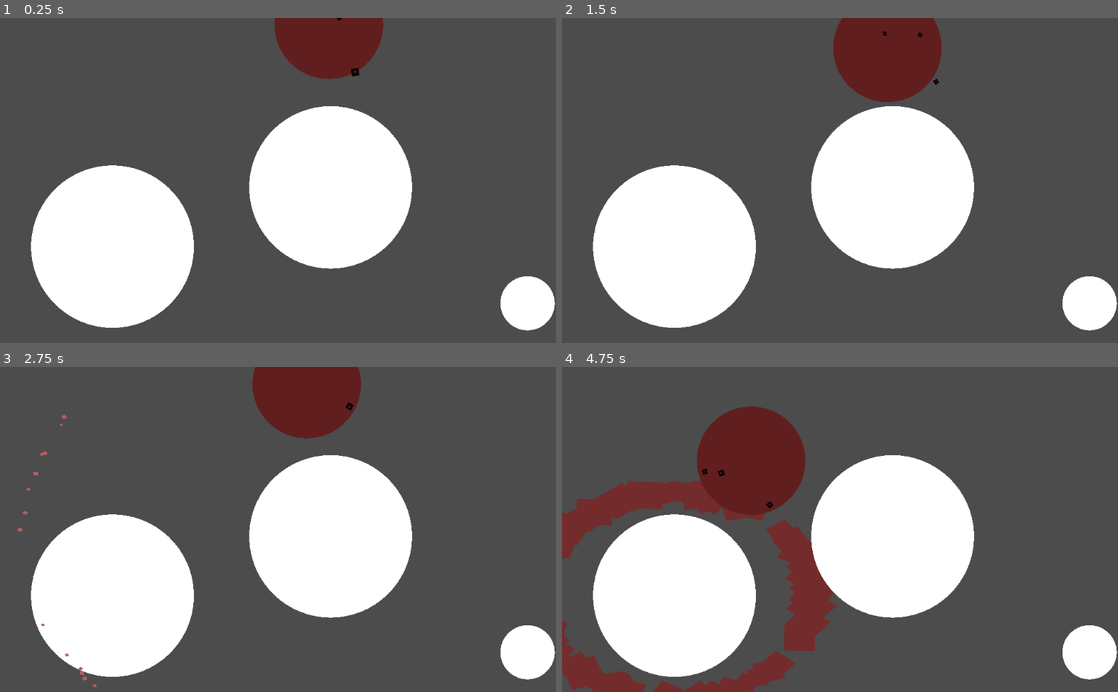
Above: before the commit, frames 1-4 (two rows, left to right).
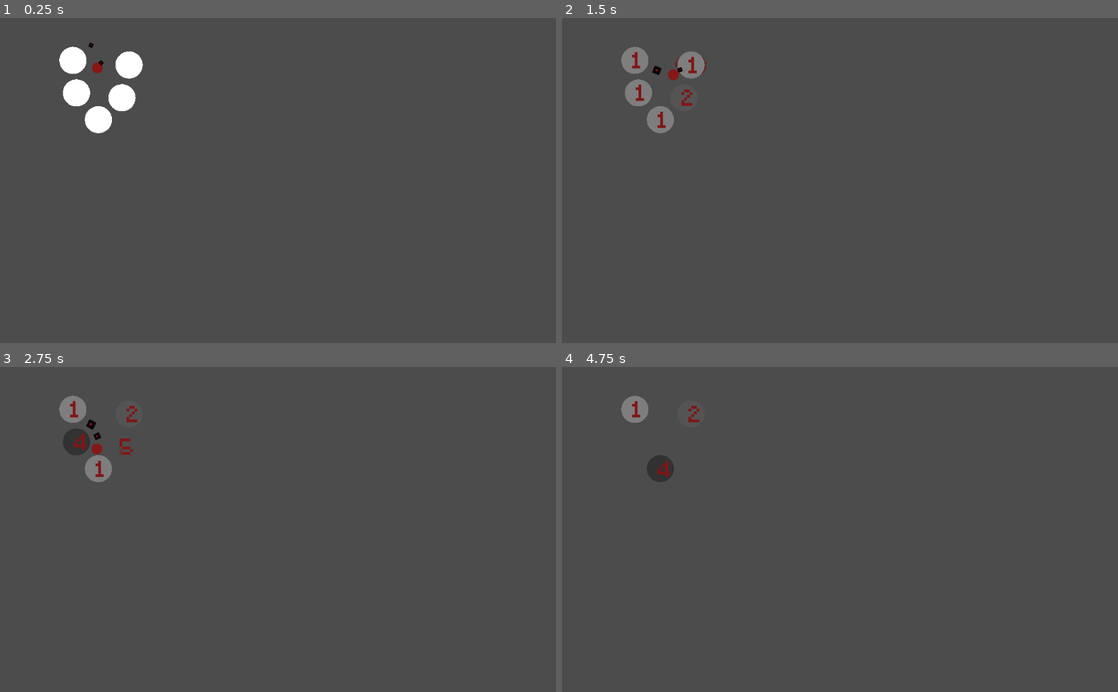
Above: after the commit, the same moments.

Repository: PaganSeaWitch/TechDemosForFunAndProfit
Game: Godot game, scene res://Scenes/plinko.tscn
The game is run twice, just before and just after one commit, with the same random seed, the same clock (stepped at 60 frames per second) and the same inputs. Before the commit the project starts from res://plinko.tscn. The engine's default icon, where the game draws it, is replaced by a stand-in: a white triangle on a blue panel in a dark square.
Inputs:
- Up to frame 1 (0.25 s): no input
- Up to frame 2 (1.5 s): no input
- Up to frame 3 (2.75 s): no input
- Up to frame 4 (4.75 s): no input

The runs differ from the first frame. In frame 1, 29% of the frame differs, in the area x 5-100%, y 0-97%; in frame 2, 30%; in frame 3, 29%; in frame 4, 37%, in the area x 0-100%, y 8-100%.

Commit message:
replicated in some fashion the visual effects of a basic peg in plinko panic

Diff:
--- a/PARTICLES/GODOT/PARTICLES/BALL.gd
+++ /dev/null
@@ -1,22 +0,0 @@
-extends RigidBody2D
-
-
-# Declare member variables here. Examples:
-# var a = 2
-# var b = "text"
-
-
-
-
-
-
-
-
-
-
-
-func _on_BALL_body_shape_entered(body_id, body, body_shape, local_shape):
-	print("something explodes")
-	if(body.has_method("explode")):
-		print("something explodes")
-		body.explode()
--- /dev/null
+++ b/PARTICLES/GODOT/PARTICLES/Fonts/vonigue-64.tres
@@ -0,0 +1,7 @@
+[gd_resource type="DynamicFont" load_steps=2 format=2]
+
+[ext_resource path="res://Fonts/vonique-64/Vonique 64 Bold Italic.ttf" type="DynamicFontData" id=1]
+
+[resource]
+size = 8
+font_data = ExtResource( 1 )
--- a/PARTICLES/GODOT/PARTICLES/PEG.gd
+++ /dev/null
@@ -1,7 +0,0 @@
-extends StaticBody2D
-
-
-
-func explode():
-	if(self.get_child(0).get_child(0).emitting == false):
-		self.get_child(0).get_child(0).emitting = true
--- a/PARTICLES/GODOT/PARTICLES/PEG.tscn
+++ /dev/null
@@ -1,59 +0,0 @@
-[gd_scene load_steps=9 format=2]
-
-[ext_resource path="res://PEG.gd" type="Script" id=2]
-
-[sub_resource type="CircleShape2D" id=1]
-radius = 0.979893
-
-[sub_resource type="Gradient" id=3]
-colors = PoolColorArray( 0.298039, 0.0392157, 0.0392157, 1, 0.788235, 0.443137, 0.443137, 1 )
-
-[sub_resource type="GradientTexture" id=4]
-gradient = SubResource( 3 )
-
-[sub_resource type="Curve" id=5]
-_data = [ Vector2( 0, 1 ), 0.0, 0.0, 0, 0, Vector2( 1, 0.0260736 ), 0.0, 0.0, 0, 0 ]
-
-[sub_resource type="CurveTexture" id=6]
-curve = SubResource( 5 )
-
-[sub_resource type="ParticlesMaterial" id=7]
-flag_disable_z = true
-spread = 180.0
-gravity = Vector3( 0, 0, 0 )
-initial_velocity = 100.0
-orbit_velocity = 0.0
-orbit_velocity_random = 0.0
-linear_accel = 84.61
-linear_accel_random = 0.26
-radial_accel = 16.92
-damping = 50.0
-angle = 270.0
-angle_random = 0.68
-scale = 3.0
-scale_random = 0.79
-scale_curve = SubResource( 6 )
-color_ramp = SubResource( 4 )
-
-[sub_resource type="SphereMesh" id=2]
-
-[node name="PEG" type="StaticBody2D"]
-scale = Vector2( 150, 150 )
-script = ExtResource( 2 )
-
-[node name="CollisionShape2D" type="CollisionShape2D" parent="."]
-shape = SubResource( 1 )
-
-[node name="Particles2D" type="Particles2D" parent="CollisionShape2D"]
-scale = Vector2( 0.2, 0.15 )
-emitting = false
-amount = 75
-lifetime = 0.2
-one_shot = true
-explosiveness = 1.0
-randomness = 0.56
-visibility_rect = Rect2( 0, 0, 0, 0 )
-process_material = SubResource( 7 )
-
-[node name="StaticBody2D" type="MeshInstance2D" parent="CollisionShape2D"]
-mesh = SubResource( 2 )
--- a/PARTICLES/GODOT/PARTICLES/BALL.tscn
+++ b/PARTICLES/GODOT/PARTICLES/Scenes/BALL.tscn
@@ -1,43 +1,53 @@
-[gd_scene load_steps=7 format=2]
+[gd_scene load_steps=8 format=2]
 
 [ext_resource path="res://icon.png" type="Texture" id=1]
-[ext_resource path="res://BALL.gd" type="Script" id=2]
+[ext_resource path="res://Scripts/BallInheritenceTree/BALL.gd" type="Script" id=2]
 
-[sub_resource type="CircleShape2D" id=1]
+[sub_resource type="PhysicsMaterial" id=1]
+bounce = 10.0
+
+[sub_resource type="CircleShape2D" id=2]
 radius = 1.01718
 
-[sub_resource type="SphereMesh" id=2]
+[sub_resource type="SphereMesh" id=3]
 
-[sub_resource type="Gradient" id=3]
+[sub_resource type="Gradient" id=4]
 offsets = PoolRealArray( 0, 0.00431034 )
 colors = PoolColorArray( 0.537255, 0.0980392, 0.0980392, 1, 0.388235, 0.12549, 0.12549, 1 )
 
-[sub_resource type="GradientTexture" id=4]
-gradient = SubResource( 3 )
+[sub_resource type="GradientTexture" id=5]
+gradient = SubResource( 4 )
+width = 1
 
-[node name="BALL" type="RigidBody2D"]
+[node name="BALL" type="RigidBody2D" groups=[
+"Balls",
+]]
+mass = 1668.54
+physics_material_override = SubResource( 1 )
+gravity_scale = 10.0
+contacts_reported = 1
+contact_monitor = true
 script = ExtResource( 2 )
 
 [node name="CollisionShape2D" type="CollisionShape2D" parent="."]
-position = Vector2( 0.396393, 0 )
-scale = Vector2( 100, 100 )
-shape = SubResource( 1 )
+scale = Vector2( 10, 10 )
+shape = SubResource( 2 )
 
 [node name="mesh" type="MeshInstance2D" parent="CollisionShape2D"]
-mesh = SubResource( 2 )
-texture = SubResource( 4 )
+mesh = SubResource( 3 )
+texture = SubResource( 5 )
 
 [node name="CPUParticles2D" type="CPUParticles2D" parent="."]
 rotation = 3.14159
 scale = Vector2( 0.1, 0.1 )
-amount = 4
-lifetime = 3.0
-speed_scale = 12.27
+amount = 2
+lifetime = 1.5
+speed_scale = 4.29
 randomness = 0.07
 local_coords = false
 texture = ExtResource( 1 )
 emission_shape = 2
-emission_rect_extents = Vector2( 1000, 1000 )
+emission_rect_extents = Vector2( 100, -100 )
 direction = Vector2( 0, -1 )
 spread = 180.0
 gravity = Vector2( -0.2, -0.98 )
--- /dev/null
+++ b/PARTICLES/GODOT/PARTICLES/Scenes/PEG.tscn
@@ -0,0 +1,123 @@
+[gd_scene load_steps=17 format=2]
+
+[ext_resource path="res://Scripts/Misc/particles.gd" type="Script" id=1]
+[ext_resource path="res://Scripts/PegInheritenceTree/PEG.gd" type="Script" id=2]
+[ext_resource path="res://Fonts/minecraft/Minecraft.ttf" type="DynamicFontData" id=3]
+[ext_resource path="res://Scenes/hitTracker.gd" type="Script" id=4]
+[ext_resource path="res://Scenes/TextTimer.gd" type="Script" id=5]
+[ext_resource path="res://Scenes/darkenTexture.gd" type="Script" id=6]
+
+[sub_resource type="CircleShape2D" id=1]
+radius = 5.00425
+
+[sub_resource type="Gradient" id=2]
+colors = PoolColorArray( 0.298039, 0.0392157, 0.0392157, 1, 0.788235, 0.443137, 0.443137, 1 )
+
+[sub_resource type="GradientTexture" id=3]
+gradient = SubResource( 2 )
+
+[sub_resource type="Curve" id=4]
+_data = [ Vector2( 0, 1 ), 0.0, 0.0, 0, 0, Vector2( 1, 0.0260736 ), 0.0, 0.0, 0, 0 ]
+
+[sub_resource type="CurveTexture" id=5]
+curve = SubResource( 4 )
+
+[sub_resource type="ParticlesMaterial" id=6]
+flag_disable_z = true
+spread = 180.0
+gravity = Vector3( 0, 0, 0 )
+initial_velocity = 400.0
+orbit_velocity = 0.0
+orbit_velocity_random = 0.0
+linear_accel = 84.61
+linear_accel_random = 0.26
+radial_accel = 16.92
+damping = 50.0
+angle = 270.0
+angle_random = 0.68
+scale = 6.0
+scale_random = 0.79
+scale_curve = SubResource( 5 )
+color_ramp = SubResource( 3 )
+
+[sub_resource type="SphereMesh" id=7]
+
+[sub_resource type="Gradient" id=9]
+resource_local_to_scene = true
+offsets = PoolRealArray( 1.38729e-43 )
+colors = PoolColorArray( 1, 1, 1, 1 )
+
+[sub_resource type="GradientTexture" id=10]
+resource_local_to_scene = true
+gradient = SubResource( 9 )
+width = 1
+
+[sub_resource type="DynamicFont" id=8]
+size = 8
+use_mipmaps = true
+font_data = ExtResource( 3 )
+
+[node name="PEG" type="StaticBody2D" groups=[
+"Pegs",
+]]
+scale = Vector2( 5, 5 )
+script = ExtResource( 2 )
+
+[node name="CollisionShape2D" type="CollisionShape2D" parent="."]
+shape = SubResource( 1 )
+
+[node name="Particles2D" type="Particles2D" parent="CollisionShape2D"]
+scale = Vector2( 0.2, 0.15 )
+emitting = false
+amount = 75
+lifetime = 0.2
+one_shot = true
+explosiveness = 1.0
+randomness = 0.56
+visibility_rect = Rect2( 0, 0, 0, 0 )
+process_material = SubResource( 6 )
+script = ExtResource( 1 )
+
+[node name="StaticBody2D" type="MeshInstance2D" parent="CollisionShape2D"]
+scale = Vector2( 5, 5 )
+mesh = SubResource( 7 )
+texture = SubResource( 10 )
+script = ExtResource( 6 )
+
+[node name="Control" type="Control" parent="."]
+margin_left = -4.0
+margin_top = -4.0
+margin_right = 4.0
+margin_bottom = 4.0
+__meta__ = {
+"_edit_use_anchors_": false
+}
+
+[node name="RichTextLabel" type="RichTextLabel" parent="Control"]
+anchor_left = 0.5
+anchor_top = 0.5
+anchor_right = 0.5
+anchor_bottom = 0.5
+margin_left = -1.0
+margin_top = -3.0
+margin_right = 5.0
+margin_bottom = 4.0
+custom_fonts/normal_font = SubResource( 8 )
+custom_colors/default_color = Color( 0.513726, 0.0862745, 0.0862745, 1 )
+meta_underlined = false
+scroll_active = false
+script = ExtResource( 4 )
+__meta__ = {
+"_edit_use_anchors_": false
+}
+
+[node name="Timer" type="Timer" parent="."]
+wait_time = 0.25
+one_shot = true
+script = ExtResource( 5 )
+
+[connection signal="addHit" from="." to="Control/RichTextLabel" method="_on_PEG_addHit"]
+[connection signal="emitParticles" from="." to="CollisionShape2D/Particles2D" method="_on_PEG_emitParticles"]
+[connection signal="getDarker" from="." to="CollisionShape2D/StaticBody2D" method="_on_PEG_getDarker"]
+[connection signal="startTextTimer" from="." to="Timer" method="_on_PEG_startTextTimer"]
+[connection signal="timeout" from="Timer" to="Control/RichTextLabel" method="_on_Timer_timeout"]
--- /dev/null
+++ b/PARTICLES/GODOT/PARTICLES/Scenes/TextTimer.gd
@@ -0,0 +1,20 @@
+extends Timer
+
+
+# Declare member variables here. Examples:
+# var a = 2
+# var b = "text"
+
+
+# Called when the node enters the scene tree for the first time.
+func _ready():
+	pass # Replace with function body.
+
+
+# Called every frame. 'delta' is the elapsed time since the previous frame.
+#func _process(delta):
+#	pass
+
+
+func _on_PEG_startTextTimer():
+	self.start();
--- /dev/null
+++ b/PARTICLES/GODOT/PARTICLES/Scenes/YellowPeg.tscn
@@ -0,0 +1,17 @@
+[gd_scene load_steps=5 format=2]
+
+[ext_resource path="res://Scenes/PEG.tscn" type="PackedScene" id=1]
+[ext_resource path="res://Scripts/PegInheritenceTree/YellowPeg.gd" type="Script" id=2]
+
+[sub_resource type="Gradient" id=1]
+offsets = PoolRealArray( 0 )
+colors = PoolColorArray( 0.831373, 0.807843, 0.0666667, 1 )
+
+[sub_resource type="GradientTexture" id=2]
+gradient = SubResource( 1 )
+
+[node name="PEG" instance=ExtResource( 1 )]
+script = ExtResource( 2 )
+
+[node name="StaticBody2D" parent="CollisionShape2D" index="1"]
+texture = SubResource( 2 )
--- /dev/null
+++ b/PARTICLES/GODOT/PARTICLES/Scenes/YellowPegBall.tscn
@@ -0,0 +1,7 @@
+[gd_scene load_steps=3 format=2]
+
+[ext_resource path="res://Scripts/BallInheritenceTree/YellowPegBall.gd" type="Script" id=1]
+[ext_resource path="res://Scenes/BALL.tscn" type="PackedScene" id=2]
+
+[node name="BALL" instance=ExtResource( 2 )]
+script = ExtResource( 1 )
--- /dev/null
+++ b/PARTICLES/GODOT/PARTICLES/Scenes/darkenTexture.gd
@@ -0,0 +1,29 @@
+extends MeshInstance2D
+
+
+# Declare member variables here. Examples:
+# var a = 2
+# var b = "text"
+
+
+# Called when the node enters the scene tree for the first time.
+
+var startingRed
+var startingBlue
+var startingGreen
+
+# Called every frame. 'delta' is the elapsed time since the previous frame.
+func _ready():
+	var color = self.texture.gradient.get_color(0)
+	startingRed = color.r
+	startingBlue = color.b
+	startingGreen = color.g
+
+
+func _on_PEG_getDarker(amt):
+	var newRed = startingRed/amt;
+	var newBlue = startingBlue/amt;
+	var newGreen = startingGreen/amt;
+	print("new color: R: "+ String(newRed) +" B: "+ String(newBlue)+" G: " +String(newGreen))
+	self.texture.gradient.set_color(0, Color(newRed, newBlue, newGreen));
+	print(self.texture.gradient.get_color(0))
--- /dev/null
+++ b/PARTICLES/GODOT/PARTICLES/Scenes/hitTracker.gd
@@ -0,0 +1,18 @@
+extends RichTextLabel
+
+
+# Declare member variables here. Examples:
+# var a = 2
+# var b = "text"
+
+
+
+
+
+
+func _on_PEG_addHit(amt):
+	self.text = String(amt);
+
+
+func _on_Timer_timeout():
+	self.text = ""
--- /dev/null
+++ b/PARTICLES/GODOT/PARTICLES/Scenes/plinko.tscn
@@ -0,0 +1,25 @@
+[gd_scene load_steps=3 format=2]
+
+[ext_resource path="res://Scenes/PEG.tscn" type="PackedScene" id=1]
+[ext_resource path="res://Scenes/BALL.tscn" type="PackedScene" id=2]
+
+[node name="Node2D" type="Node2D"]
+position = Vector2( 0.666672, 0 )
+
+[node name="PEG" parent="." instance=ExtResource( 1 )]
+position = Vector2( 133.635, 78.3991 )
+
+[node name="PEG2" parent="." instance=ExtResource( 1 )]
+position = Vector2( 223.913, 147.295 )
+
+[node name="PEG3" parent="." instance=ExtResource( 1 )]
+position = Vector2( 180.555, 187.683 )
+
+[node name="PEG4" parent="." instance=ExtResource( 1 )]
+position = Vector2( 140.168, 138.386 )
+
+[node name="PEG5" parent="." instance=ExtResource( 1 )]
+position = Vector2( 236.979, 86.7141 )
+
+[node name="BALL" parent="." instance=ExtResource( 2 )]
+position = Vector2( 178.774, 63.5508 )
--- /dev/null
+++ b/PARTICLES/GODOT/PARTICLES/Scripts/BallInheritenceTree/BALL.gd
@@ -0,0 +1,23 @@
+extends RigidBody2D
+class_name PachinkoBall
+
+var worksOn
+var hitAmt
+func _ready():
+	worksOn = Peg
+	hitAmt = 1
+
+func _on_BALL_body_shape_entered(body_id, body, body_shape, local_shape):
+	print("hit someting")
+	if(body.is_in_group("Pegs")):
+		ResolvePegHit(body);
+
+
+func ResolvePegHit(peg):
+	if(peg.has_method("emit")):
+		peg.emit()
+	if(peg.has_method("addHit")):
+		peg.addHit(hitAmt)
+
+func flipGravity():
+	self.gravity_scale = -1 * self.gravity_scale
--- /dev/null
+++ b/PARTICLES/GODOT/PARTICLES/Scripts/BallInheritenceTree/YellowPegBall.gd
@@ -0,0 +1,16 @@
+extends PachinkoBall
+class_name YellowPegBall
+
+# Declare member variables here. Examples:
+# var a = 2
+# var b = "text"
+
+
+# Called when the node enters the scene tree for the first time.
+func _ready():
+	worksOn = YellowPeg
+
+func _on_BALL_body_shape_entered(body_id, body, body_shape, local_shape):
+	._on_BALL_body_shape_entered(body_id, body, body_shape, local_shape)
+	if(body is worksOn):
+		print("acting on yellow Peg")
--- /dev/null
+++ b/PARTICLES/GODOT/PARTICLES/Scripts/Misc/particles.gd
@@ -0,0 +1,8 @@
+extends Particles2D
+
+
+
+
+
+func _on_PEG_emitParticles():
+	self.emitting = true
--- /dev/null
+++ b/PARTICLES/GODOT/PARTICLES/Scripts/PegInheritenceTree/PEG.gd
@@ -0,0 +1,23 @@
+extends StaticBody2D
+class_name Peg
+
+signal emitParticles
+signal addHit(amt)
+signal startTextTimer
+signal getDarker(amt)
+var hitsAllowed = 5
+var hasHits = 0
+func emit():
+	self.emit_signal("emitParticles")
+
+func addHit(hitAmt):
+	hasHits += hitAmt;
+	self.emit_signal("addHit", hasHits)
+	var color = hasHits + 1
+	self.emit_signal("getDarker", color)
+	if(hasHits >= hitsAllowed):
+		self.get_child(0).visible = false
+		self.get_child(0).set_deferred("disabled", true)
+		hasHits = 0
+		self.emit_signal("startTextTimer")
+		self.emit_signal("getDarker", 1)
--- a/PARTICLES/GODOT/PARTICLES/CollisionShape2D.gd
+++ b/PARTICLES/GODOT/PARTICLES/Scripts/PegInheritenceTree/YellowPeg.gd
@@ -1,5 +1,5 @@
-extends CollisionShape2D
-
+extends Peg
+class_name YellowPeg
 
 # Declare member variables here. Examples:
 # var a = 2
@@ -12,5 +12,5 @@
 
 
 # Called every frame. 'delta' is the elapsed time since the previous frame.
-func explode():
-	print("something expldoes")
+#func _process(delta):
+#	pass
--- a/PARTICLES/GODOT/PARTICLES/plinko.tscn
+++ /dev/null
@@ -1,28 +0,0 @@
-[gd_scene load_steps=4 format=2]
-
-[ext_resource path="res://PEG.tscn" type="PackedScene" id=1]
-[ext_resource path="res://BALL.tscn" type="PackedScene" id=2]
-
-[sub_resource type="PhysicsMaterial" id=1]
-bounce = 1.0
-
-[node name="Node2D" type="Node2D"]
-position = Vector2( 0.666672, 0 )
-
-[node name="PEG" parent="." instance=ExtResource( 1 )]
-position = Vector2( 206.518, 422.131 )
-
-[node name="PEG2" parent="." instance=ExtResource( 1 )]
-position = Vector2( 608.255, 312.695 )
-
-[node name="PEG3" parent="." instance=ExtResource( 1 )]
-position = Vector2( 970.94, 526.679 )
-scale = Vector2( 50, 50 )
-
-[node name="BALL" parent="." instance=ExtResource( 2 )]
-position = Vector2( 604.614, -1.55132 )
-mass = 86.76
-physics_material_override = SubResource( 1 )
-gravity_scale = 5.0
-contacts_reported = 1
-contact_monitor = true
--- a/PARTICLES/GODOT/PARTICLES/project.godot
+++ b/PARTICLES/GODOT/PARTICLES/project.godot
@@ -8,10 +8,38 @@
 
 config_version=4
 
+_global_script_classes=[ {
+"base": "RigidBody2D",
+"class": "PachinkoBall",
+"language": "GDScript",
+"path": "res://Scripts/BallInheritenceTree/BALL.gd"
+}, {
+"base": "StaticBody2D",
+"class": "Peg",
+"language": "GDScript",
+"path": "res://Scripts/PegInheritenceTree/PEG.gd"
+}, {
+"base": "Peg",
+"class": "YellowPeg",
+"language": "GDScript",
+"path": "res://Scripts/PegInheritenceTree/YellowPeg.gd"
+}, {
+"base": "PachinkoBall",
+"class": "YellowPegBall",
+"language": "GDScript",
+"path": "res://Scripts/BallInheritenceTree/YellowPegBall.gd"
+} ]
+_global_script_class_icons={
+"PachinkoBall": "",
+"Peg": "",
+"YellowPeg": "",
+"YellowPegBall": ""
+}
+
 [application]
 
 config/name="PlinkoPanic2.0"
-run/main_scene="res://plinko.tscn"
+run/main_scene="res://Scenes/plinko.tscn"
 config/icon="res://icon.png"
 
 [physics]
Binary file added: PARTICLES/GODOT/PARTICLES/Fonts/minecraft/Minecraft.ttf
Binary file added: PARTICLES/GODOT/PARTICLES/Fonts/preview/Preview.otf
